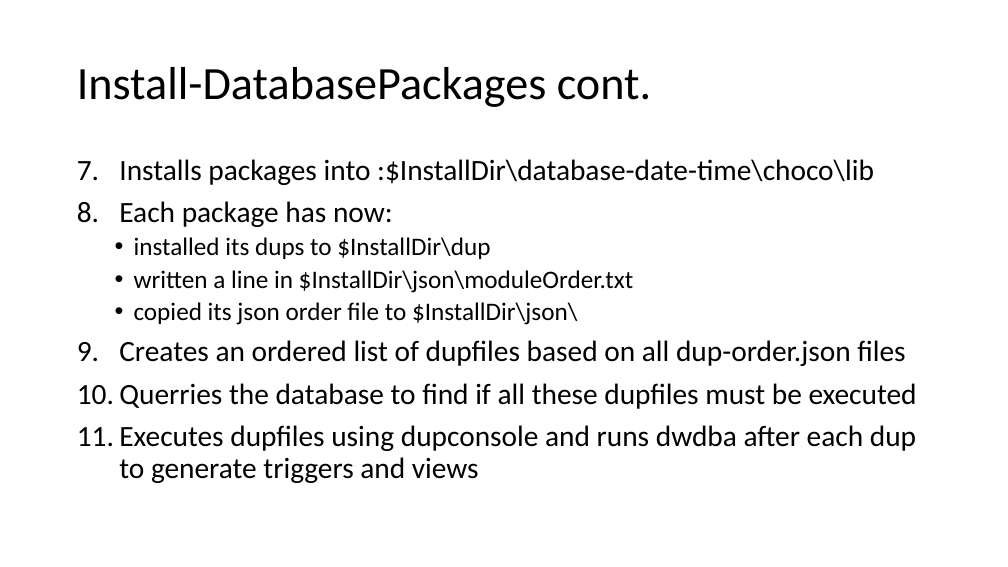
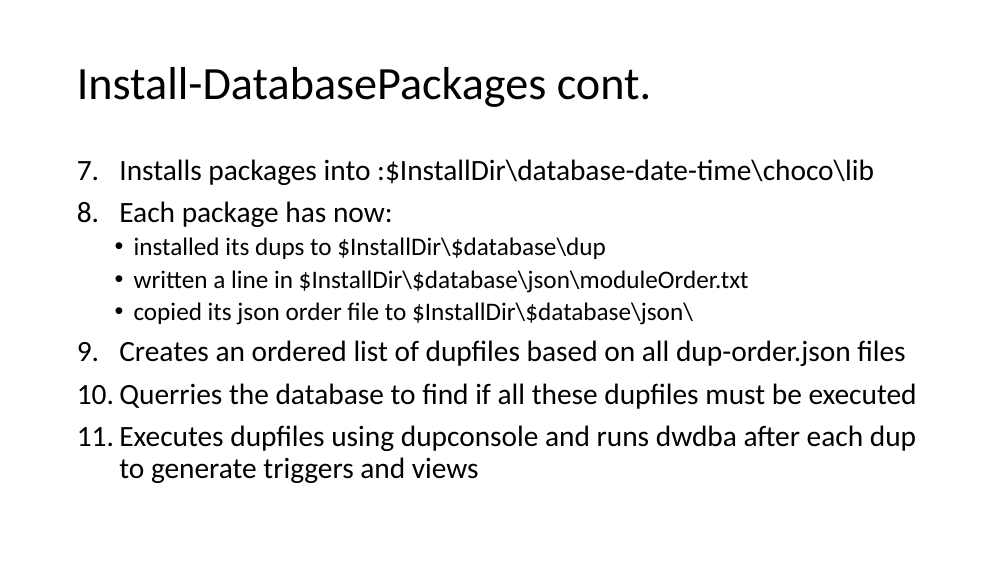
Before and after one commit to DIPSAS/InstallationTech, a slide deck: slide 58 of docs/InstallationCourse.pptx (slide 53 before the commit). Drawn at 1008x567 pixels with LibreOffice and Linux fonts; fonts in the diff are those of the drawing. Boxes give left, top, right and bottom in pixels: in the first picture for what was removed or moved away, otherwise in the second. Text is boxed around its words. In the diff, an @@ line names an element or a change of style, - is before the commit and + after.

```diff
--- a/docs/InstallationCourse.pptx
+++ b/docs/InstallationCourse.pptx
@@ text at bbox=[134, 237, 749, 325]: text changed @@
-  • installed its dups to $InstallDir\dup
-  • written a line in $InstallDir\json\moduleOrder.txt
-  • copied its json order file to $InstallDir\json\
+  • installed its dups to $InstallDir\$database\dup
+  • written a line in $InstallDir\$database\json\moduleOrder.txt
+  • copied its json order file to $InstallDir\$database\json\
```
Also in this commit, not shown: 12 other slides changed, 5 slides added.
